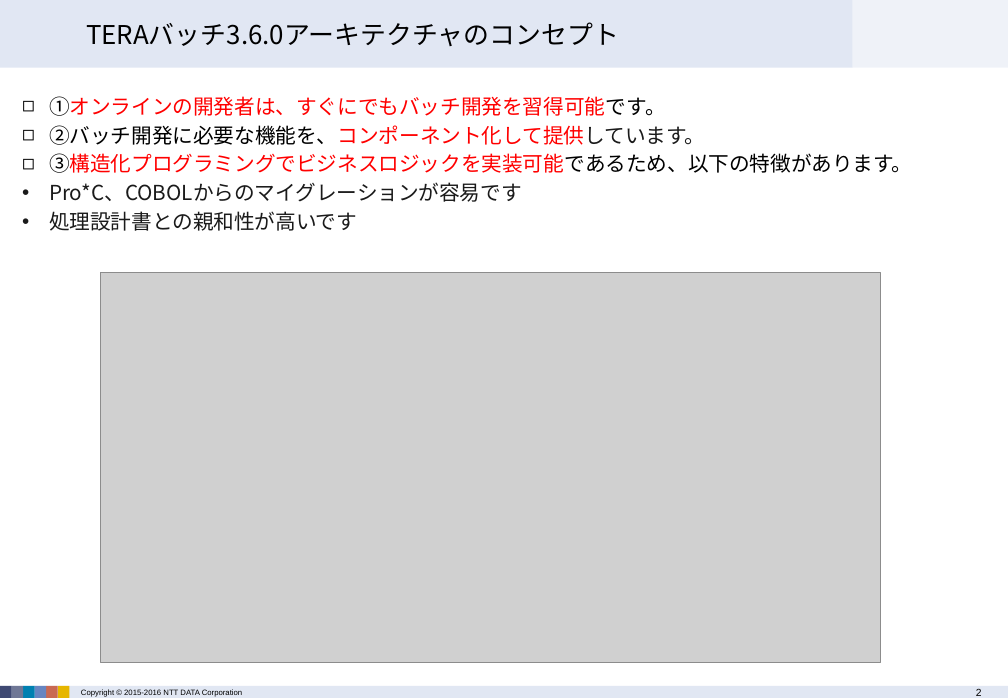
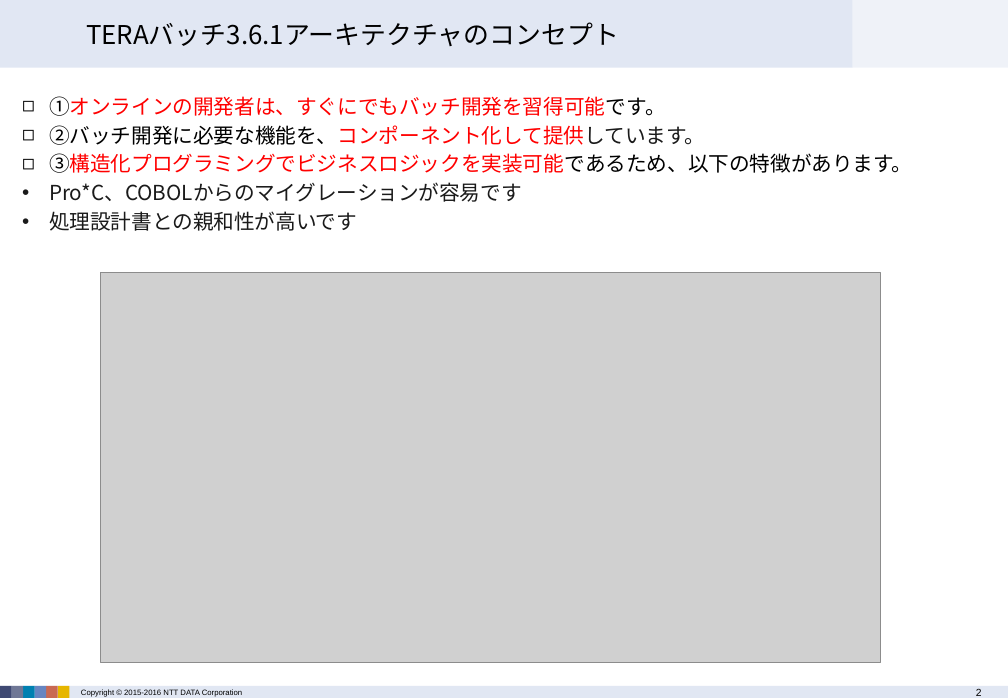
Before and after one commit to terasoluna-batch/terasoluna-doc, a slide deck: slide 2 of architecture/TERASOLUNA Batch Framework for Java Version 3.x 説明資料.pptx. Drawn at 1008x698 pixels with LibreOffice and Linux fonts; fonts in the diff are those of the drawing; grey boxes stand for pictures; background and template pictures are left out. Boxes give left, top, right and bottom in pixels: in the first picture for what was removed or moved away, otherwise in the second. Text is boxed around its words. In the diff, an @@ line names an element or a change of style, - is before the commit and + after.

```diff
--- a/architecture/TERASOLUNA Batch Framework for Java Version 3.x 説明資料.pptx
+++ b/architecture/TERASOLUNA Batch Framework for Java Version 3.x 説明資料.pptx
@@ title at (86,22,619,46): text changed @@
-TERAバッチ3.6.0アーキテクチャのコンセプト
+TERAバッチ3.6.1アーキテクチャのコンセプト
```
Also in this commit, not shown: 1 other slide changed, 10 other files.
